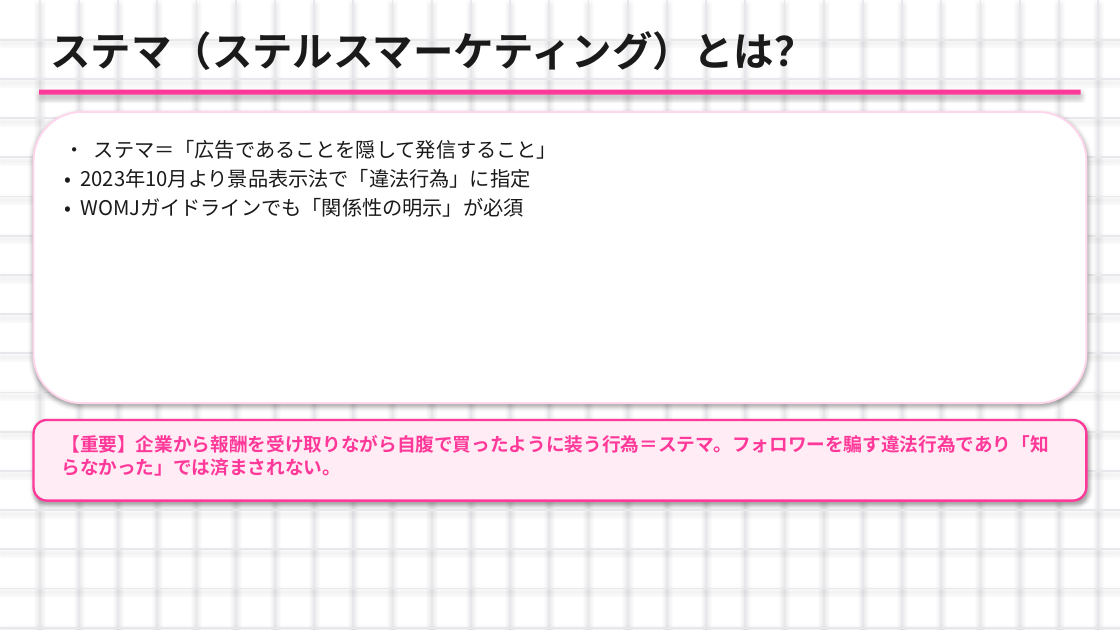
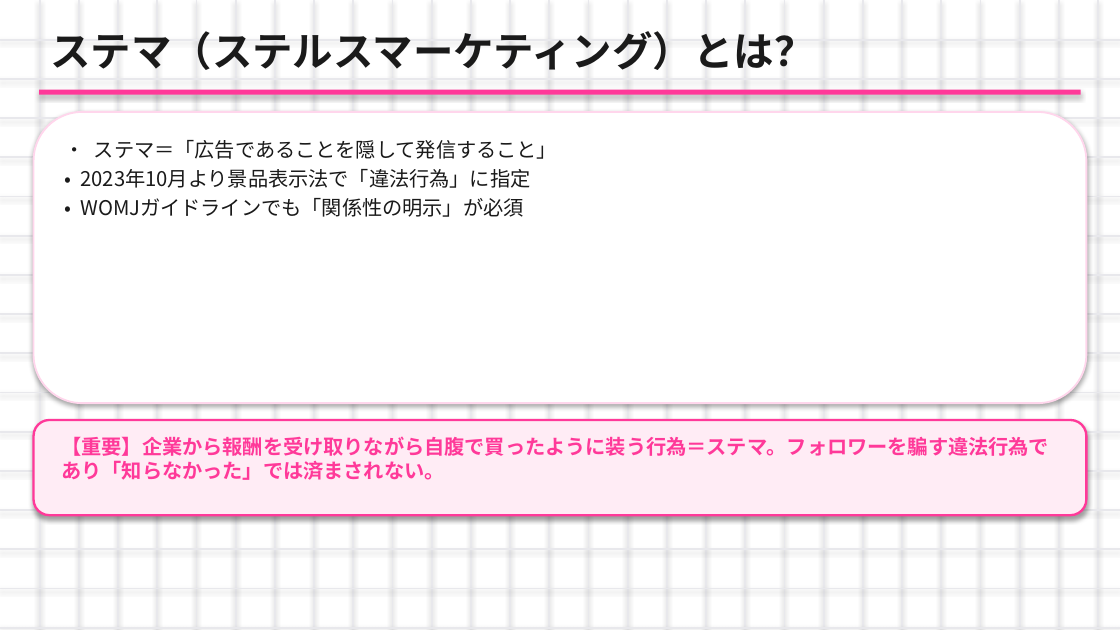
Before and after one commit to nagasawakai-eng/torihada-pptx-editor, a slide deck: slide 4 of TORIHADA_第2週_研修資料.pptx. Drawn at 1120x630 pixels with LibreOffice and Linux fonts; fonts in the diff are those of the drawing. Boxes give left, top, right and bottom in pixels: in the first picture for what was removed or moved away, otherwise in the second. Text is boxed around its words. In the diff, an @@ line names an element or a change of style, - is before the commit and + after.

Commit message:
第2週 重要ボックスの文字見切れを修正（高さ・フォントサイズ調整）

```diff
--- a/TORIHADA_第2週_研修資料.pptx
+++ b/TORIHADA_第2週_研修資料.pptx
@@ rounded rectangle: place and size @@
-rounded rectangle at <box>34,420,1086,501</box>
+rounded rectangle at <box>34,420,1086,515</box>
@@ text "【重要】企業から報酬を受け取りながら自腹で買ったように装う行為＝ステマ。フォロワーを騙す違法行為であり「知らなかった」で ..." at <box>61,436,1049,480</box>: size 12 to 13 pt @@
```
Also in this commit, not shown: 9 other slides changed.
